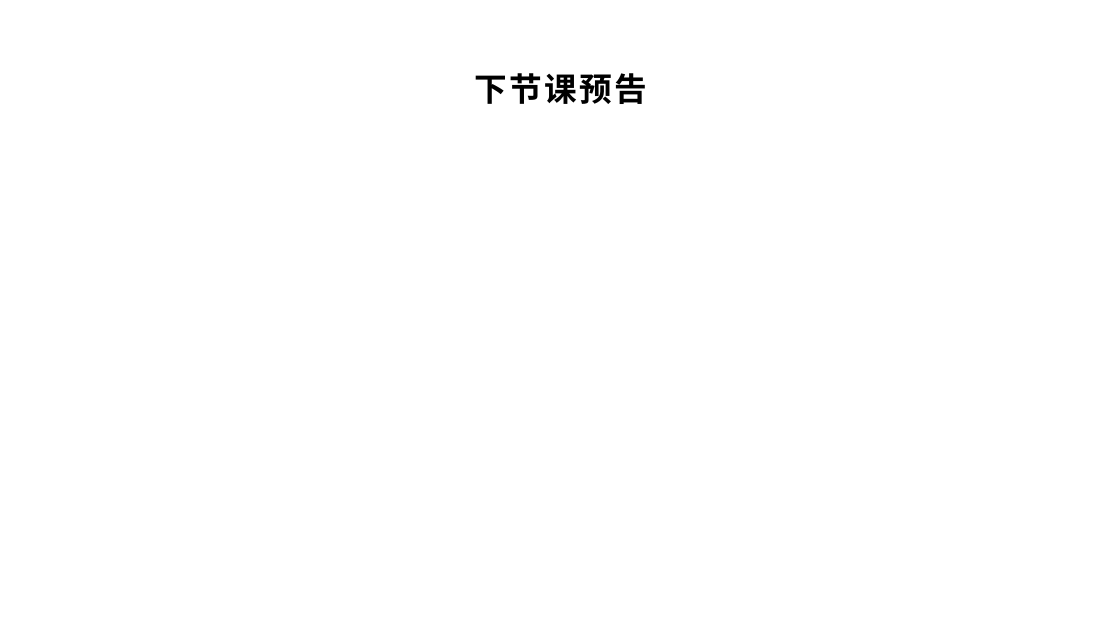
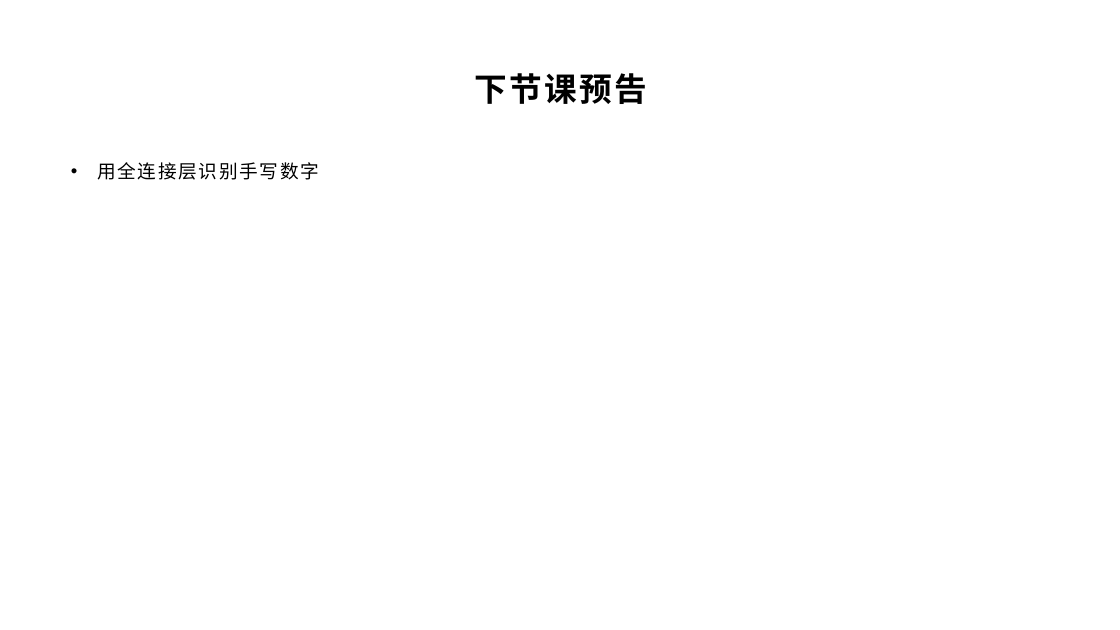
Before and after one commit to yyc-git/DeepLearningEdu, a slide deck: slide 27 of lessons/4_gradient_check/ppt/全连接层的梯度检查.pptx (slide 24 before the commit). Drawn at 1120x630 pixels with LibreOffice and Linux fonts; fonts in the diff are those of the drawing; background and template pictures are left out. Boxes give left, top, right and bottom in pixels: in the first picture for what was removed or moved away, otherwise in the second. Text is boxed around its words. In the diff, an @@ line names an element or a change of style, - is before the commit and + after.

```diff
--- a/lessons/4_gradient_check/ppt/全连接层的梯度检查.pptx
+++ b/lessons/4_gradient_check/ppt/全连接层的梯度检查.pptx
@@ text added at bbox=[97, 162, 319, 180], 16 pt, text #000000 @@
+• 用全连接层识别手写数字
```
Also in this commit, not shown: 5 other slides changed, 4 slides added, 1 slide removed, 1 other file.
